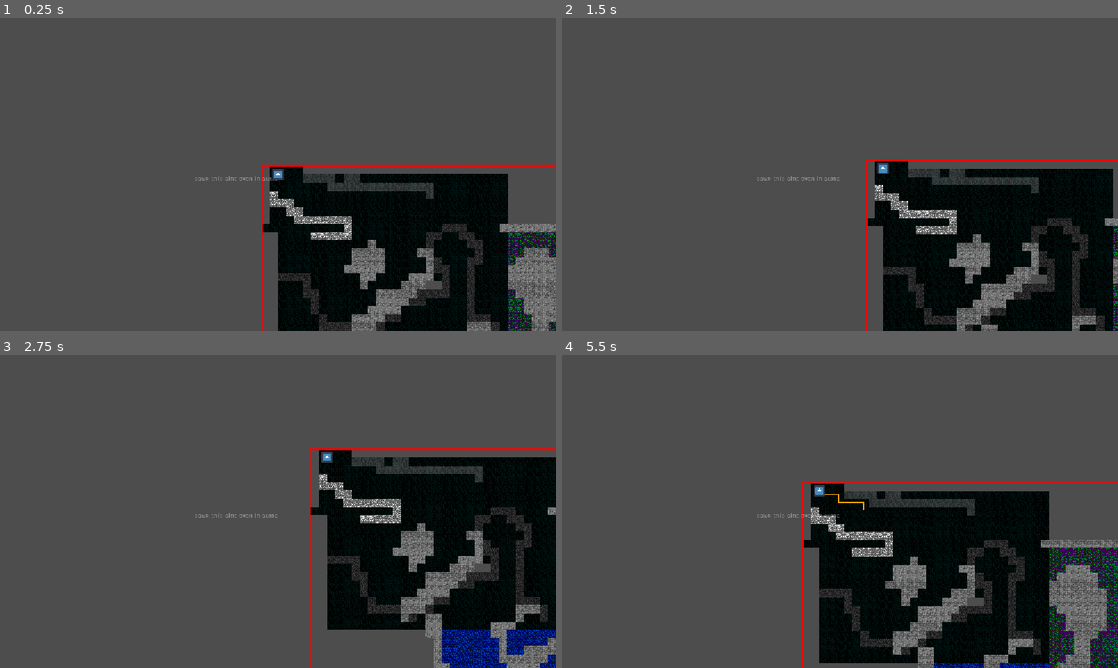
Above: before the commit, frames 1-4 (two rows, left to right).
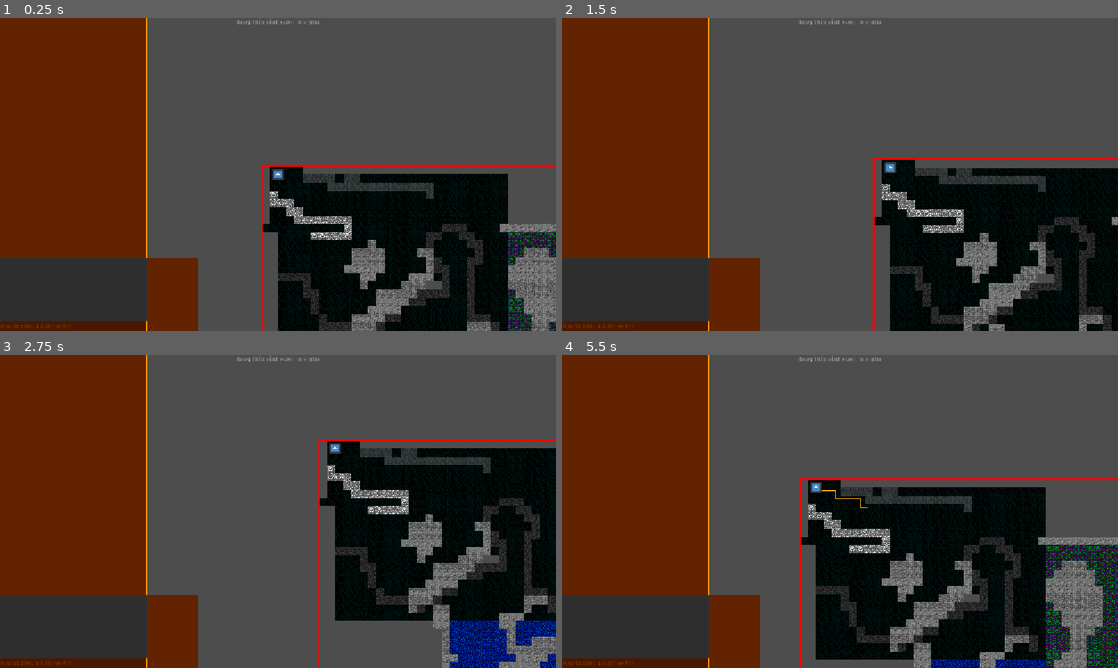
Above: after the commit, the same moments.

Repository: nylonswordsman/fangamesofar
Game: Godot game, scene res://scenes/everythingmanager.tscn
Two runs of this game, one before a commit and one after it. Both use one fixed random seed, a clock stepped at 60 frames per second and the inputs below. This scene is started directly instead of the project's main scene. The engine's default icon, where the game draws it, is replaced by a stand-in: a white triangle on a blue panel in a dark square.
Inputs (mouse positions are in pixels of both pictures, inside the frame that each line leads up to):
- Up to frame 1 (0.25 s): no input
- Up to frame 2 (1.5 s): tap Enter at 0.5 s; move the mouse to (962, 158) at 0.52 s; hold K (GUIEditNBRight+) 0.53-1.28 s; hold A (A) 0.53-1.28 s; tap D (D) at 0.8, 1.35 s; move the mouse to (728, 190) at 1.27 s; hold S (GUICursorDown) from 1.28 s (still down)
- Up to frame 3 (2.75 s): tap P (P) at 1.55 s; move the mouse to (333, 442) at 2.02 s; release S (GUICursorDown) at 2.03 s; hold K (GUIEditNBRight+) from 2.03 s (still down); hold P (P) from 2.03 s (still down); tap A (A) at 2.3 s
- Up to frame 4 (5.5 s): move the mouse to (812, 574) at 2.77 s; release K (GUIEditNBRight+) at 2.78 s; release P (P) at 2.78 s; hold W (GUICursorUp) 2.78-3.53 s; tap A (A) at 2.85, 4.55 s; tap D (D) at 3.05 s; move the mouse to (1006, 558) at 3.52 s; hold D (D) 3.53-4.28 s; hold Y (GUIEditNBLeft+) 3.53-5.03 s; tap P (P) at 3.8 s; move the mouse to (673, 464) at 4.27 s; click (673, 464) at 4.35 s; move the mouse to (867, 511) at 5.02 s; hold S (GUICursorDown) from 5.03 s (still down); hold D (D) from 5.03 s (still down); tap 1 (GUIEditButton) at 5.1 s

The runs differ from the first frame. In frame 1, 29% of the frame differs, in the area x 0-58%, y 0-100%; in frame 2, 36%; in frame 3, 42%, in the area x 0-100%, y 0-100%; in frame 4, 40%.

Commit message:
sunday stream 07

Diff:
--- a/Scripts/gui.gd
+++ /dev/null
@@ -1 +0,0 @@
-extends Container
--- a/assets/UIStuff/UI.tres
+++ b/assets/UIStuff/UI.tres
@@ -1,15 +1,58 @@
-[gd_resource type="Theme" load_steps=3 format=3 uid="uid://81nbl4bvy5dw"]
+[gd_resource type="Theme" load_steps=6 format=3 uid="uid://81nbl4bvy5dw"]
 
 [ext_resource type="FontFile" uid="uid://bgrunmtwsc7lf" path="res://assets/UIStuff/PixelOperator.ttf" id="1_hyf1y"]
 [ext_resource type="FontFile" uid="uid://drin5xq03sp1l" path="res://assets/UIStuff/PixelOperator8.ttf" id="2_yqr00"]
 
+[sub_resource type="StyleBoxFlat" id="StyleBoxFlat_yqr00"]
+content_margin_left = 1.0
+content_margin_top = 1.0
+content_margin_right = 1.0
+content_margin_bottom = 1.0
+bg_color = Color(0.38696697, 0.13778436, 0, 1)
+border_width_left = 1
+border_width_top = 1
+border_width_right = 1
+border_width_bottom = 1
+border_color = Color(1, 0.57254905, 0, 1)
+
+[sub_resource type="StyleBoxFlat" id="StyleBoxFlat_hyf1y"]
+content_margin_left = 1.0
+content_margin_right = 1.0
+bg_color = Color(0.28627452, 0.09411765, 0, 1)
+border_width_left = 1
+border_width_top = 1
+border_width_right = 1
+border_width_bottom = 1
+border_color = Color(1, 0.57254905, 0, 1)
+
+[sub_resource type="StyleBoxFlat" id="StyleBoxFlat_gmodi"]
+bg_color = Color(0.3882353, 0.13725491, 0, 1)
+border_width_left = 1
+border_width_top = 1
+border_width_right = 1
+border_width_bottom = 1
+border_color = Color(1, 0.57254905, 0, 1)
+
 [resource]
 default_font = ExtResource("1_hyf1y")
-/colors/BGOrange = Color(0.46666667, 0.17254902, 0, 1)
+/colors/BGOrange = Color(0.38696697, 0.13778436, 0, 1)
 /colors/Grey = Color(0.29803923, 0.29803923, 0.29803923, 1)
 /colors/Magenta = Color(0.93333334, 0, 0.93333334, 1)
 /colors/Red = Color(0.93333334, 0, 0, 1)
 /colors/TextOrange = Color(1, 0.57254905, 0, 1)
+/colors/font_selected_color = Color(1, 1, 1, 1)
 /constants/thingy = 0
 /fonts/PixelOperator = ExtResource("1_hyf1y")
 /fonts/PixelOperator8 = ExtResource("2_yqr00")
+/styles/outlinedPanel = SubResource("StyleBoxFlat_yqr00")
+LineEdit/colors/caret_color = Color(1, 0.57254905, 0, 1)
+LineEdit/colors/font_color = Color(1, 0.57254905, 0, 1)
+LineEdit/colors/font_placeholder_color = Color(1, 0.57254905, 0, 0.30980393)
+LineEdit/colors/selection_color = Color(0, 1, 1, 1)
+LineEdit/font_sizes/font_size = 12
+LineEdit/fonts/font = ExtResource("1_hyf1y")
+LineEdit/styles/focus = SubResource("StyleBoxFlat_hyf1y")
+LineEdit/styles/normal = SubResource("StyleBoxFlat_hyf1y")
+TabContainer/font_sizes/font_size = 14
+TabContainer/fonts/font = ExtResource("1_hyf1y")
+TabContainer/styles/panel = SubResource("StyleBoxFlat_gmodi")
--- a/scenes/everythingmanager.tscn
+++ b/scenes/everythingmanager.tscn
@@ -6,6 +6,7 @@
 [ext_resource type="Theme" uid="uid://81nbl4bvy5dw" path="res://assets/UIStuff/UI.tres" id="4_whfbe"]
 [ext_resource type="FontFile" uid="uid://bgrunmtwsc7lf" path="res://assets/UIStuff/PixelOperator.ttf" id="5_f3pvo"]
 [ext_resource type="Script" uid="uid://c2j73ayf2ubvu" path="res://Scripts/GUI/versionLabel.gd" id="6_o6emw"]
+[ext_resource type="Script" uid="uid://dch3ha0bgmwnc" path="res://scenes/log_entry.gd" id="7_f3pvo"]
 
 [sub_resource type="LabelSettings" id="LabelSettings_2kqml"]
 font = ExtResource("5_f3pvo")
@@ -18,53 +19,78 @@
 
 [node name="WorldCamera" type="Camera2D" parent="."]
 script = ExtResource("3_l6lpc")
+speed = 175.0
 
-[node name="GUI" type="Control" parent="WorldCamera"]
-layout_mode = 3
-anchors_preset = 0
-offset_right = 40.0
-offset_bottom = 40.0
+[node name="CanvasLayer" type="CanvasLayer" parent="WorldCamera"]
 
-[node name="GridContainer" type="GridContainer" parent="WorldCamera/GUI"]
-layout_direction = 2
-layout_mode = 1
-anchors_preset = 12
+[node name="LogEntry" type="LineEdit" parent="WorldCamera/CanvasLayer"]
+z_index = 23
+offset_top = 627.0
+offset_right = 304.0
+offset_bottom = 648.0
+size_flags_vertical = 8
+theme = ExtResource("4_whfbe")
+placeholder_text = "it works slight a littl!! yay!!!!!!!"
+emoji_menu_enabled = false
+script = ExtResource("7_f3pvo")
+
+[node name="LogBase" type="PanelContainer" parent="WorldCamera/CanvasLayer"]
+z_index = 20
+anchors_preset = 2
 anchor_top = 1.0
-anchor_right = 1.0
 anchor_bottom = 1.0
-offset_top = -40.0
-offset_bottom = -40.0
-grow_horizontal = 2
+offset_top = -151.0
+offset_right = 304.0
+offset_bottom = -21.0
 grow_vertical = 0
-accessibility_controls_nodes = Array[NodePath]([NodePath("expie1Panel"), NodePath(""), NodePath(""), NodePath(""), NodePath(""), NodePath(""), NodePath(""), NodePath("")])
-theme = ExtResource("4_whfbe")
-columns = 8
-
-[node name="expie1Panel" type="PanelContainer" parent="WorldCamera/GUI/GridContainer"]
-layout_mode = 2
 theme = ExtResource("4_whfbe")
 
-[node name="ColorRect" type="ColorRect" parent="WorldCamera/GUI/GridContainer/expie1Panel"]
+[node name="ScrollContainer" type="ScrollContainer" parent="WorldCamera/CanvasLayer/LogBase"]
+z_index = 22
+z_as_relative = false
+layout_mode = 2
+
+[node name="VBoxContainer" type="VBoxContainer" parent="WorldCamera/CanvasLayer/LogBase/ScrollContainer"]
+z_index = 23
+layout_mode = 2
+
+[node name="versionLabel" type="Label" parent="WorldCamera/CanvasLayer"]
+self_modulate = Color(1, 1, 1, 0.68235296)
+z_index = 20
+anchors_preset = 5
+anchor_left = 0.5
+anchor_right = 0.5
+offset_left = -176.0
+offset_right = 176.0
+offset_bottom = 35.0
+grow_horizontal = 2
+size_flags_horizontal = 4
+tooltip_text = "Version label which displays the build of the project you are running"
+mouse_filter = 0
+accessibility_name = "Version label"
+accessibility_description = "Displays the build of the project you are running"
+text = "if you're seeing this in-game the version label is broken"
+label_settings = SubResource("LabelSettings_2kqml")
+horizontal_alignment = 1
+script = ExtResource("6_o6emw")
+
+[node name="expie1Panel" type="PanelContainer" parent="WorldCamera/CanvasLayer"]
+z_index = 20
+offset_left = 304.0
+offset_top = 497.0
+offset_right = 410.0
+offset_bottom = 648.0
+theme = ExtResource("4_whfbe")
+
+[node name="ColorRect" type="ColorRect" parent="WorldCamera/CanvasLayer/expie1Panel"]
+z_index = 21
 layout_mode = 2
 mouse_filter = 2
 theme = ExtResource("4_whfbe")
-color = Color(0.46666667, 0.17254902, 0, 1)
+color = Color(0.38696697, 0.13778436, 0, 1)
 
-[node name="versionLabel" type="Label" parent="WorldCamera/GUI"]
-self_modulate = Color(1, 1, 1, 0.68235296)
-z_index = 20
-layout_mode = 1
-anchors_preset = 1
-anchor_left = 1.0
-anchor_right = 1.0
-offset_left = -340.0
-offset_right = -40.0
-offset_bottom = 35.0
-grow_horizontal = 0
-tooltip_text = "{debug: version label. displays the build of the project you are running}"
-text = "if you're seeing this the version label is broken"
-label_settings = SubResource("LabelSettings_2kqml")
-horizontal_alignment = 2
-script = ExtResource("6_o6emw")
+[node name="TabContainer" type="TabContainer" parent="WorldCamera/CanvasLayer"]
+offset_right = 304.0
+offset_bottom = 497.0
 
 [editable path="9ACore"]
--- /dev/null
+++ b/scenes/log_entry.gd
@@ -0,0 +1,5 @@
+extends LineEdit
+
+## does nothing for now
+## eventually will handle things written by the player in the log
+## see design doc for more info
Not shown, removed: Scripts/gui.gd.uid
Not shown: 1 places in scenes/everythingmanager.tscn that only renumber resources
Not shown, added: scenes/log_entry.gd.uid
